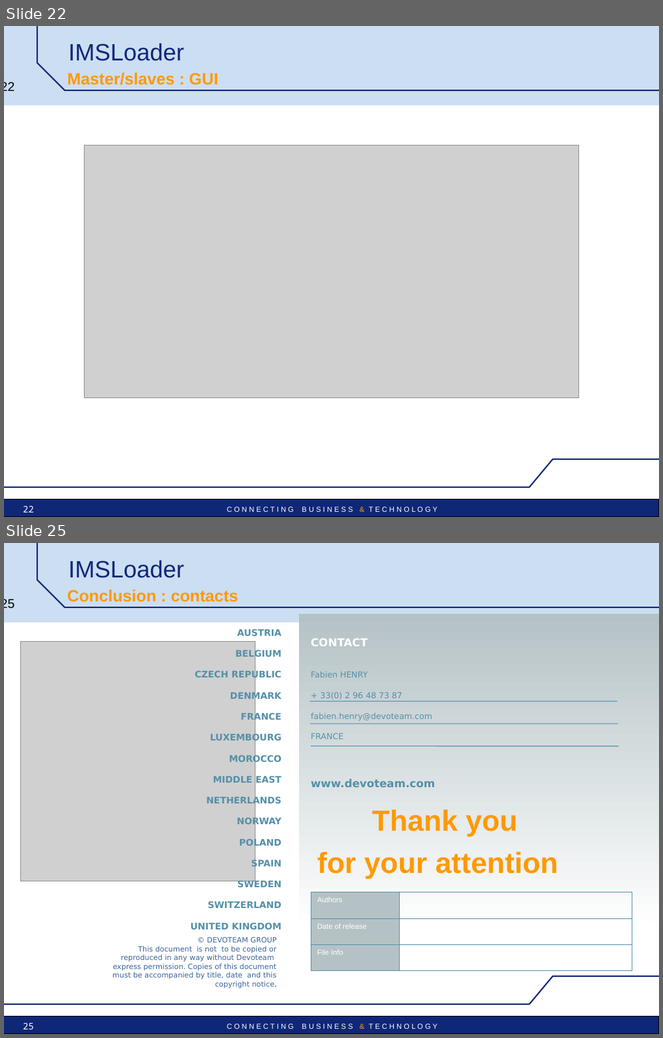
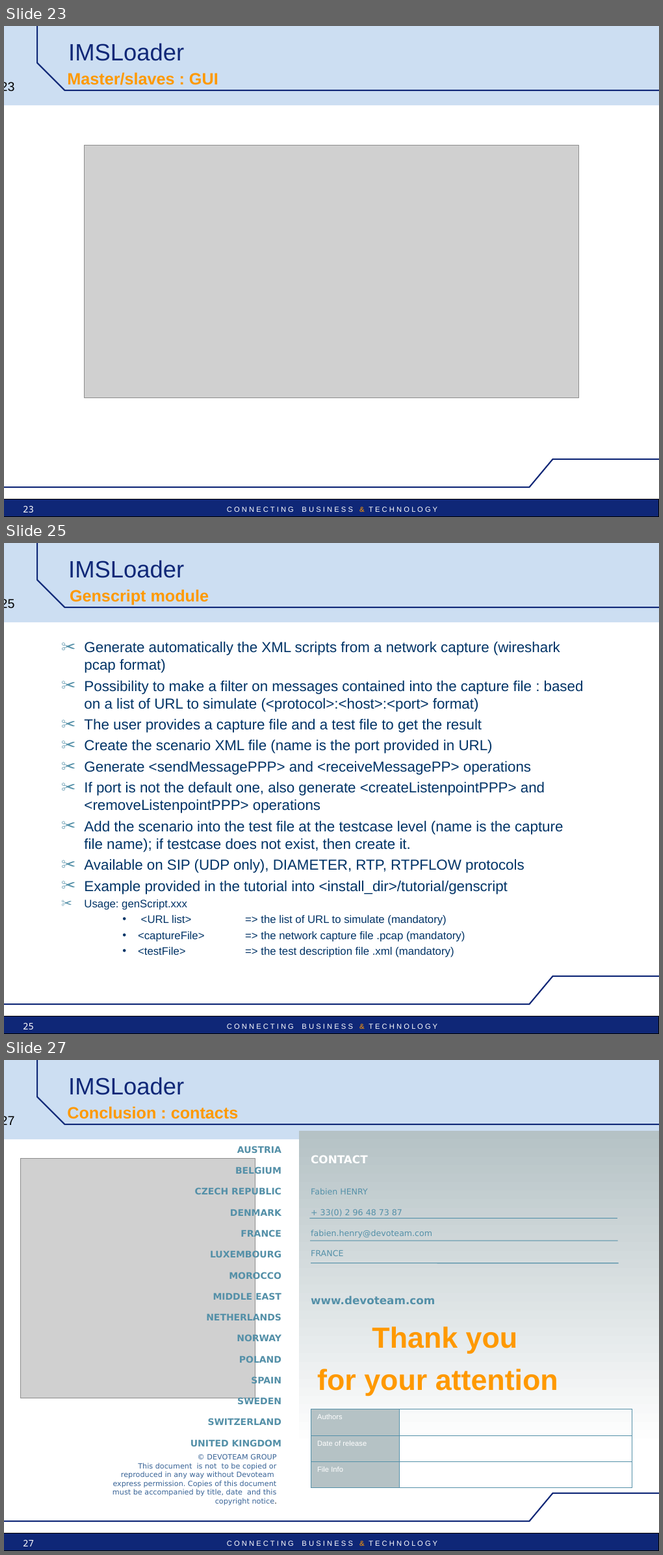
Before and after one commit to satishghiwari/mts-project, a slide deck: doc/IMSLoader-Pres-technical.ppt. Shown one above the other, each under a label of ours: slides 22 and 25 before the commit, slides 23, 25 and 27 after it; the slides between them are not shown. The pictures are 663x1038 and 663x1555 pixels, drawn with LibreOffice and Linux fonts; fonts in the diff are those of the drawing; grey boxes stand for pictures; background and template pictures are left out. Boxes give left, top, right and bottom in pixels: in the first picture for what was removed or moved away, otherwise in the second. Text is boxed around its words. In the diff, an @@ line names an element or a change of style, - is before the commit and + after.

```diff
--- a/doc/IMSLoader-Pres-technical.ppt
+++ b/doc/IMSLoader-Pres-technical.ppt
@@ slide 25 added at (4,543,659,1034), background #FFFFFF; not listed: 6 template elements that a slide beside it also shows @@
@@ title added at (68,560,184,578), 26 pt, text #0F2777 @@
+IMSLoader
@@ text added at (70,589,209,605), 18 pt, text #FF9900, bold @@
+Genscript module
@@ text added at (84,641,584,958), 16 pt, text #003366 @@
+✂ Generate automatically the XML scripts from a network capture (wireshark pcap format)
+✂ Possibility to make a filter on messages contained into the capture file : based on a list of URL to simulate (<protocol>:<host>:<port> format)
+✂ The user provides a capture file and a test file to get the result
+✂ Create the scenario XML file (name is the port provided in URL)
+✂ Generate <sendMessagePPP> and <receiveMessagePP> operations
+✂ If port is not the default one, also generate <createListenpointPPP> and <removeListenpointPPP> operations
+✂ Add the scenario into the test file at the testcase level (name is the capture file name); if testcase does not exist, then create it.
+✂ Available on SIP (UDP only), DIAMETER, RTP, RTPFLOW protocols
+✂ Example provided in the tutorial into <install_dir>/tutorial/genscript
+✂ Usage: genScript.xxx
+    • <URL list> => the list of URL to simulate (mandatory)
+    • <captureFile> => the network capture file .pcap (mandatory)
+    • <testFile> => the test description file .xml (mandatory)
@@ page number added at (23,1023,34,1030), 10 pt, text #FFFFFF @@
+25
@@ what was slide 22 is now slide 23 @@
@@ page number at (4,82,15,92): text changed @@
-22
+23
@@ page number at (23,506,34,513): text changed @@
-22
+23
@@ what was slide 25 is now slide 27 @@
@@ page number at (4,1116,15,1125): text changed @@
-25
+27
@@ page number at (23,1540,34,1547): text changed @@
-25
+27
```
Also in this commit, not shown: 4 slides changed, 1 other slide added.
